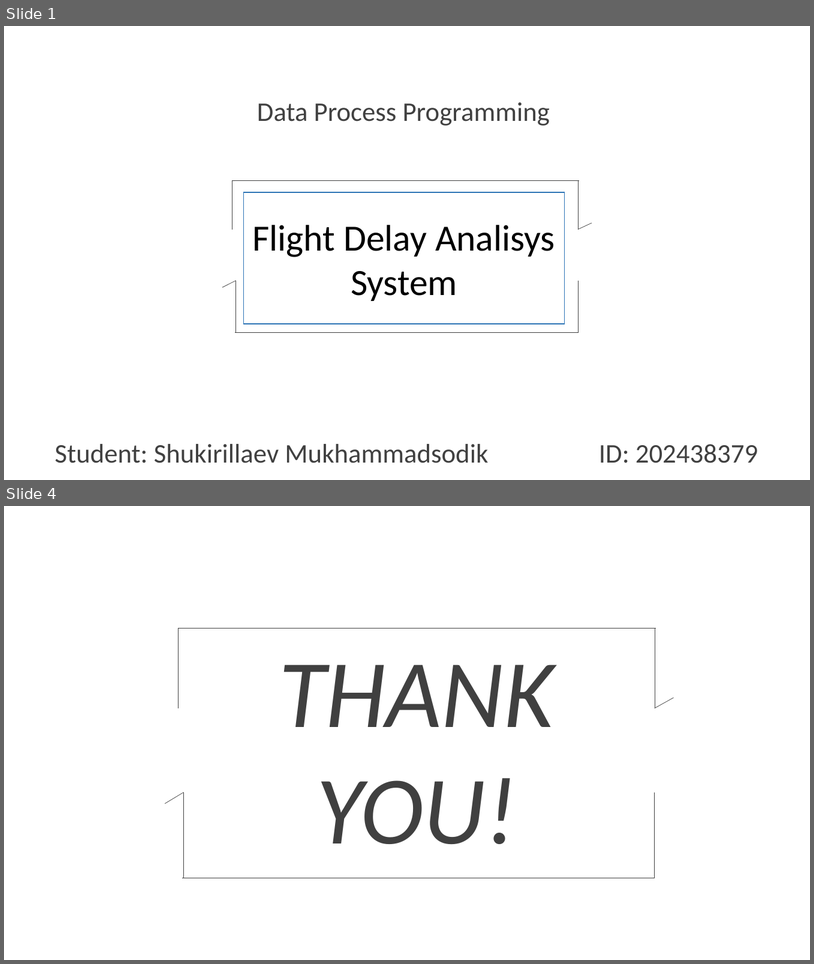
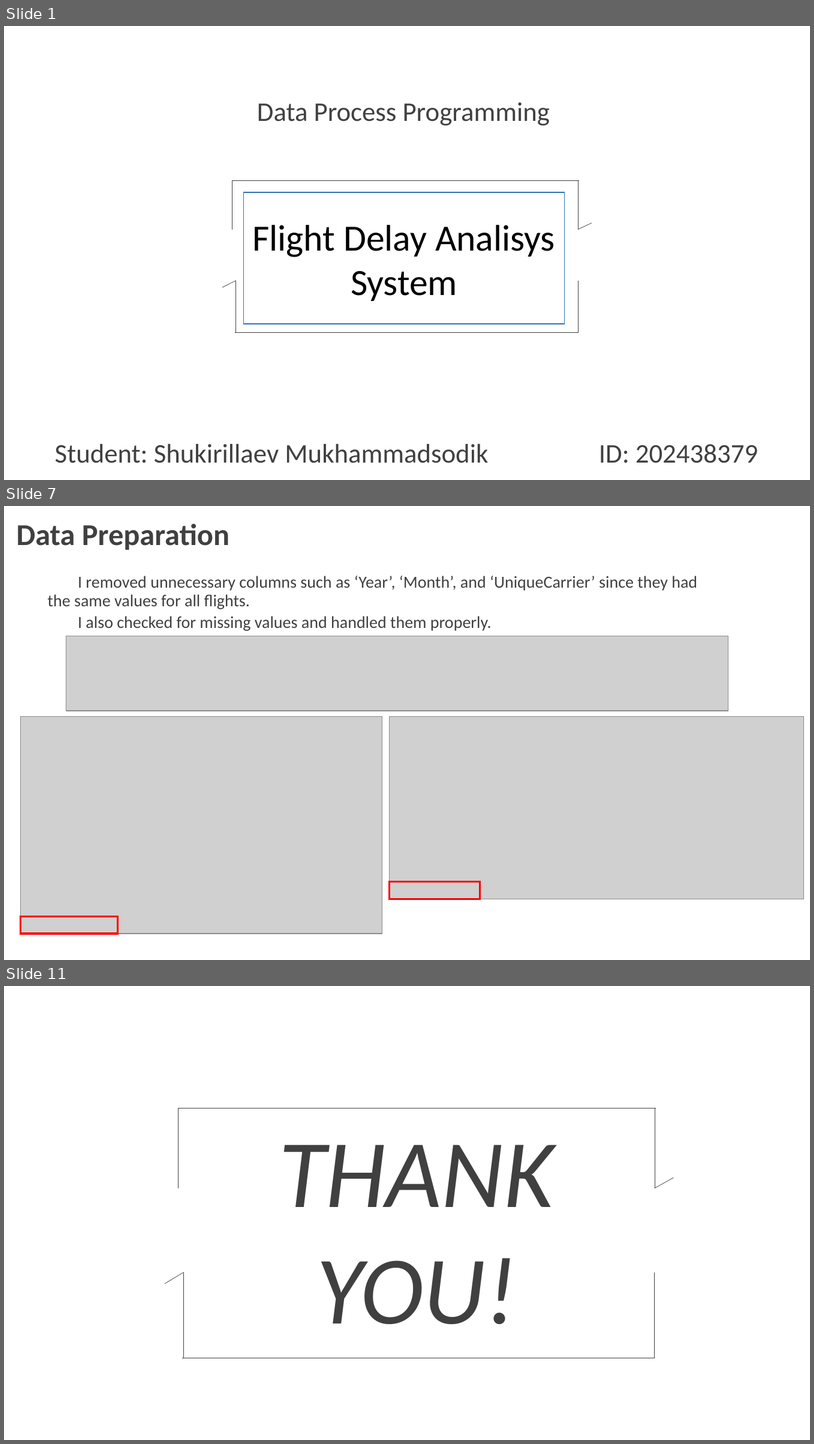
Before and after one commit to McLight-Note/Data_Process_Programming, a slide deck: Final_Project.pptx. Shown one above the other, each under a label of ours: slides 1 and 4 before the commit, slides 1, 7 and 11 after it; the slides between them are not shown. The pictures are 814x964 and 814x1444 pixels, drawn with LibreOffice and Linux fonts; fonts in the diff are those of the drawing; grey boxes stand for pictures; background and template pictures are left out. Boxes give left, top, right and bottom in pixels: in the first picture for what was removed or moved away, otherwise in the second. Text is boxed around its words. In the diff, an @@ line names an element or a change of style, - is before the commit and + after.

```diff
--- a/Final_Project.pptx
+++ b/Final_Project.pptx
@@ slide 7 added at <box>4,506,810,960</box>, background picture (left out) @@
@@ text added at <box>17,523,230,550</box>, 36 pt, text #404040, bold @@
+Data Preparation
@@ text added at <box>48,576,698,631</box>, 20 pt, text #404040 @@
+  I removed unnecessary columns such as ‘Year’, ‘Month’, and ‘UniqueCarrier’ since they had the same values for all flights.
+  I also checked for missing values and handled them properly.
@@ picture added at <box>66,636,729,711</box> @@
@@ picture added at <box>20,716,383,933</box> @@
@@ picture added at <box>390,716,804,898</box> @@
@@ rectangle added at <box>390,882,481,898</box>, outline #FF0000 2.25 pt @@
@@ rectangle added at <box>20,916,118,933</box>, outline #FF0000 2.25 pt @@
@@ what was slide 4 is now slide 11 @@
```
Also in this commit, not shown: 1 slide changed, 7 other slides added, 1 slide removed.
